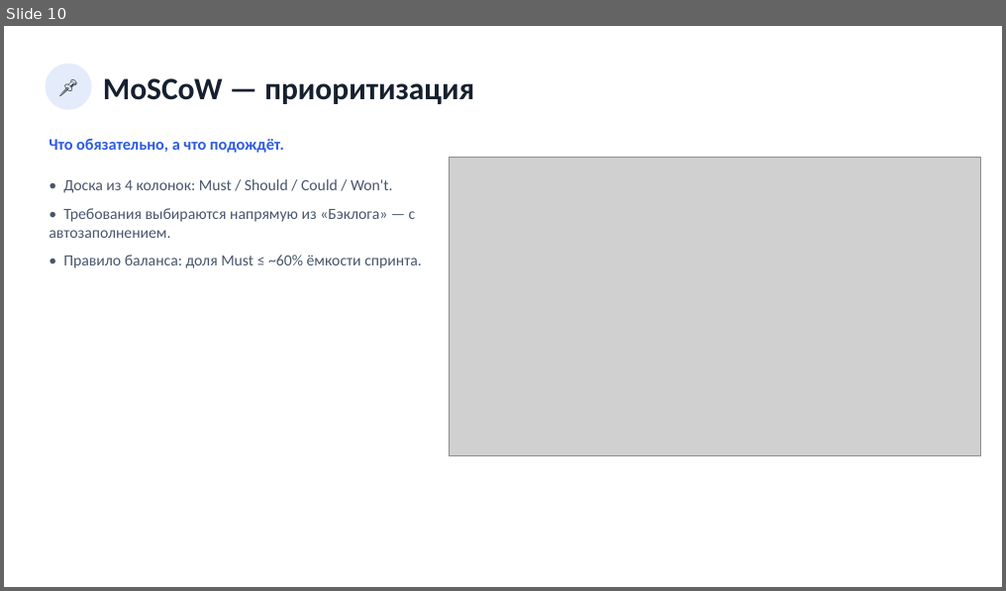
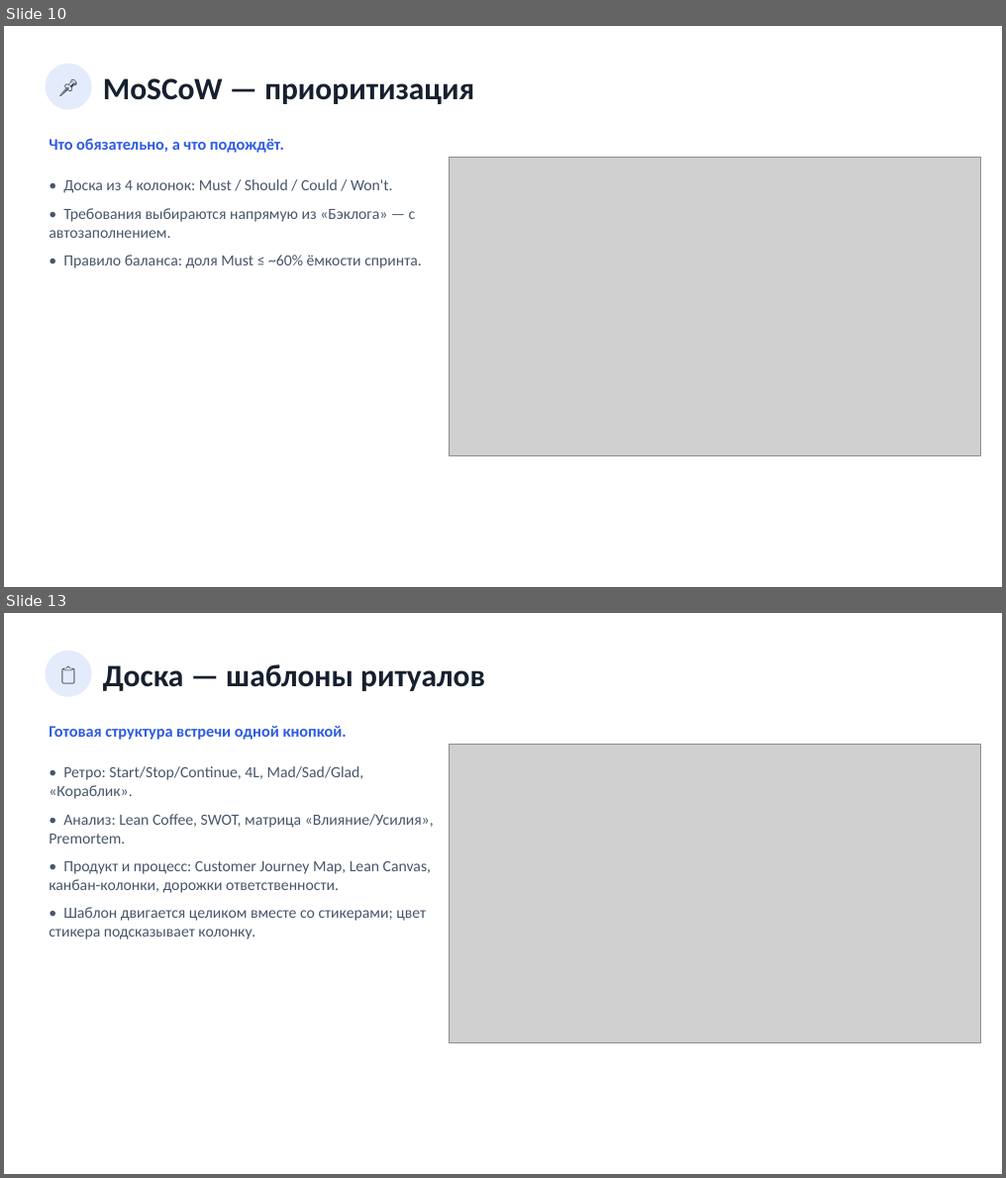
Before and after one commit to neoandrey1985/Planirovanie, a slide deck: frontend/docs/Презентация_приложения.pptx. Shown one above the other, each under a label of ours: slide 10 before the commit, slides 10 and 13 after it; the slides between them are not shown. The pictures are 1006x591 and 1006x1178 pixels, drawn with LibreOffice and Linux fonts; fonts in the diff are those of the drawing; grey boxes stand for pictures. Boxes give left, top, right and bottom in pixels: in the first picture for what was removed or moved away, otherwise in the second. Text is boxed around its words. In the diff, an @@ line names an element or a change of style, - is before the commit and + after.

```diff
--- a/frontend/docs/Презентация_приложения.pptx
+++ b/frontend/docs/Презентация_приложения.pptx
@@ slide 13 added at (4, 613, 1002, 1174), background #FFFFFF @@
@@ ellipse added at (46, 651, 91, 697), fill #E4EBFB, 18 pt, text #16202E @@
+📋
@@ text added at (103, 664, 485, 691), 30 pt, text #16202E, bold @@
+Доска — шаблоны ритуалов
@@ text added at (49, 726, 347, 740), 15.5 pt, text #2D5BE3, bold @@
+Готовая структура встречи одной кнопкой.
@@ picture added at (450, 744, 981, 1043) @@
@@ text added at (49, 766, 434, 940), 15 pt, text #47566B @@
+• Ретро: Start/Stop/Continue, 4L, Mad/Sad/Glad, «Кораблик».
+• Анализ: Lean Coffee, SWOT, матрица «Влияние/Усилия», Premortem.
+• Продукт и процесс: Customer Journey Map, Lean Canvas, канбан-колонки, дорожки ответственности.
+• Шаблон двигается целиком вместе со стикерами; цвет стикера подсказывает колонку.
```
Also in this commit, not shown: 1 slide changed, 4 other slides added, 8 other files.
